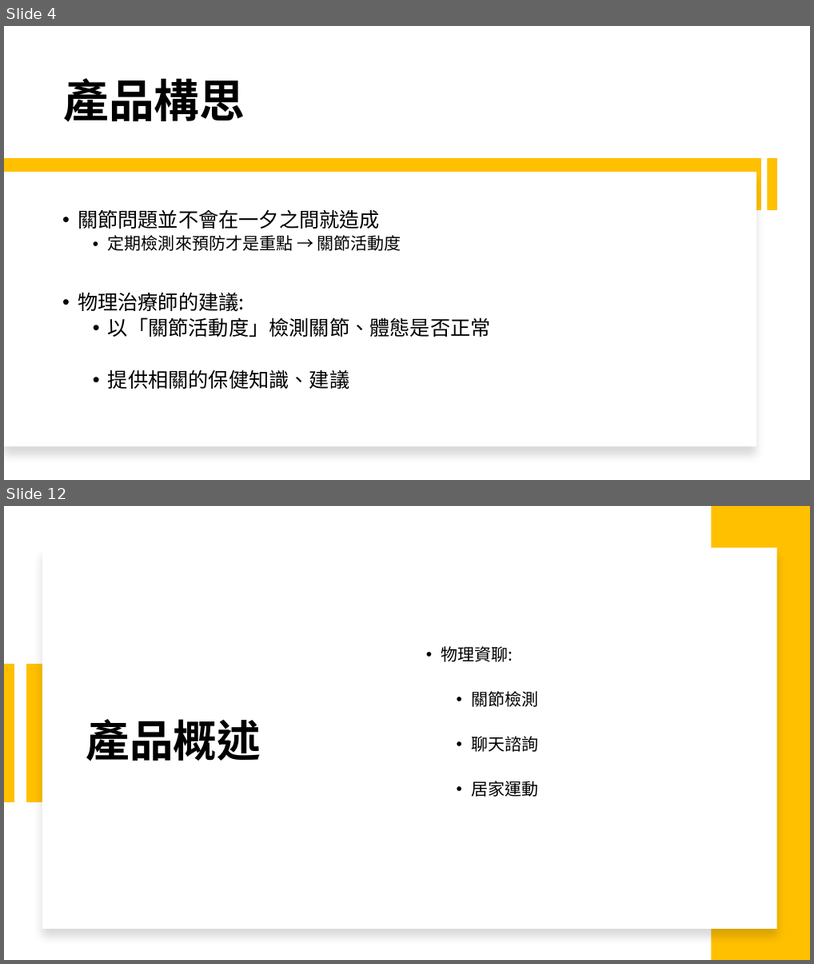
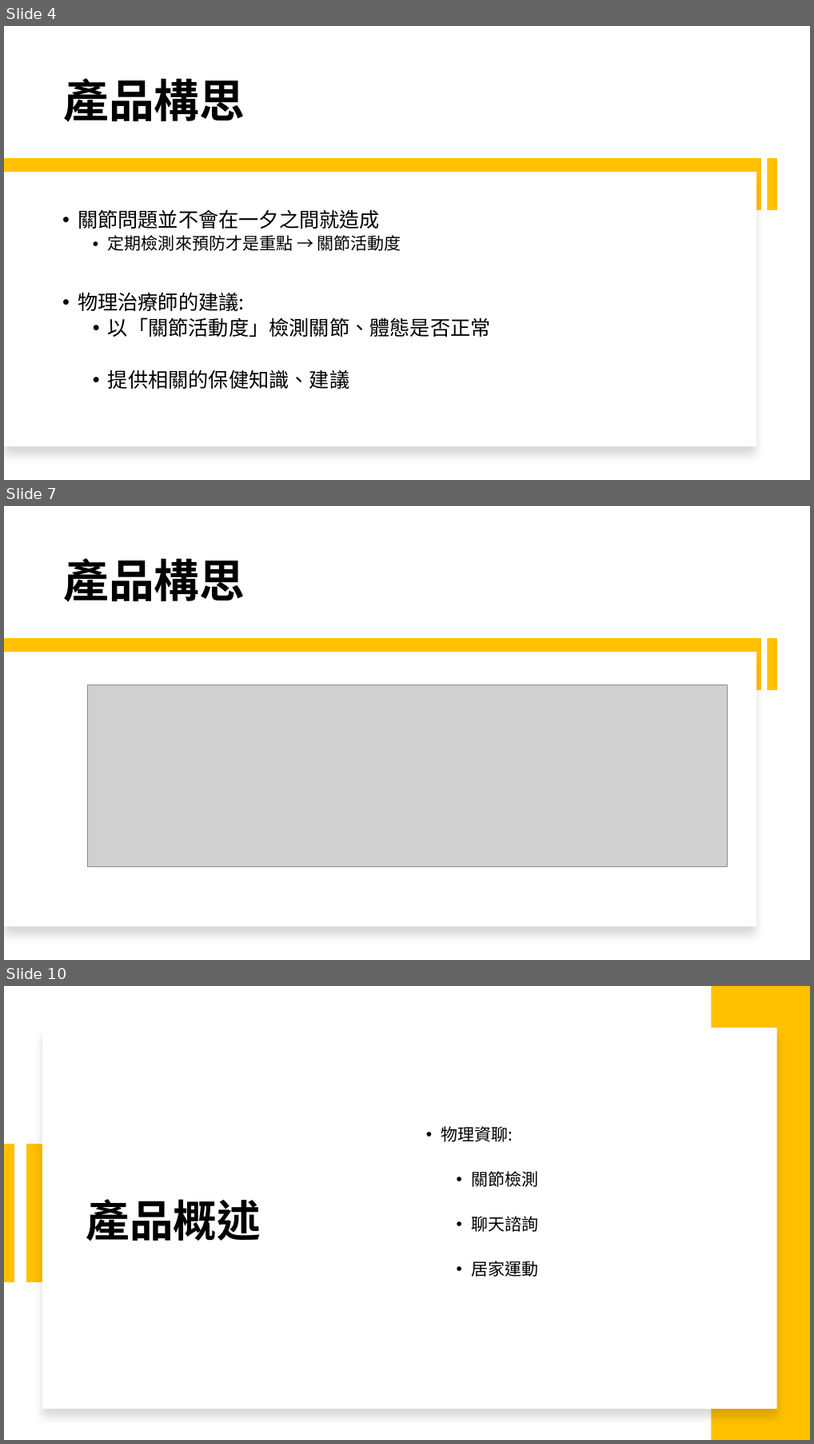
Before and after one commit to michaelchen1225/-, a slide deck: 整合/報告/產品報告.pptx. Shown one above the other, each under a label of ours: slides 4 and 12 before the commit, slides 4, 7 and 10 after it; the slides between them are not shown. The pictures are 814x964 and 814x1444 pixels, drawn with LibreOffice and Linux fonts; fonts in the diff are those of the drawing; grey boxes stand for pictures. Boxes give left, top, right and bottom in pixels: in the first picture for what was removed or moved away, otherwise in the second. Text is boxed around its words. In the diff, an @@ line names an element or a change of style, - is before the commit and + after.

```diff
--- a/整合/報告/產品報告.pptx
+++ b/整合/報告/產品報告.pptx
@@ slide 7 added at (x1=4, y1=506, x2=810, y2=960), background #FFFFFF @@
@@ title added at (x1=63, y1=558, x2=245, y2=602), 54 pt, text #000000, bold @@
+產品構思
@@ rectangle added at (x1=4, y1=639, x2=762, y2=690), fill #FFC000 @@
@@ rectangle added at (x1=767, y1=639, x2=778, y2=690), fill #FFC000 @@
@@ rectangle added at (x1=4, y1=652, x2=757, y2=927), fill #FFFFFF @@
@@ picture added at (x1=87, y1=685, x2=727, y2=867) @@
@@ what was slide 12 is now slide 10 @@
```
Also in this commit, not shown: 5 slides changed, 4 other slides added, 4 slides removed, 3 other files.
